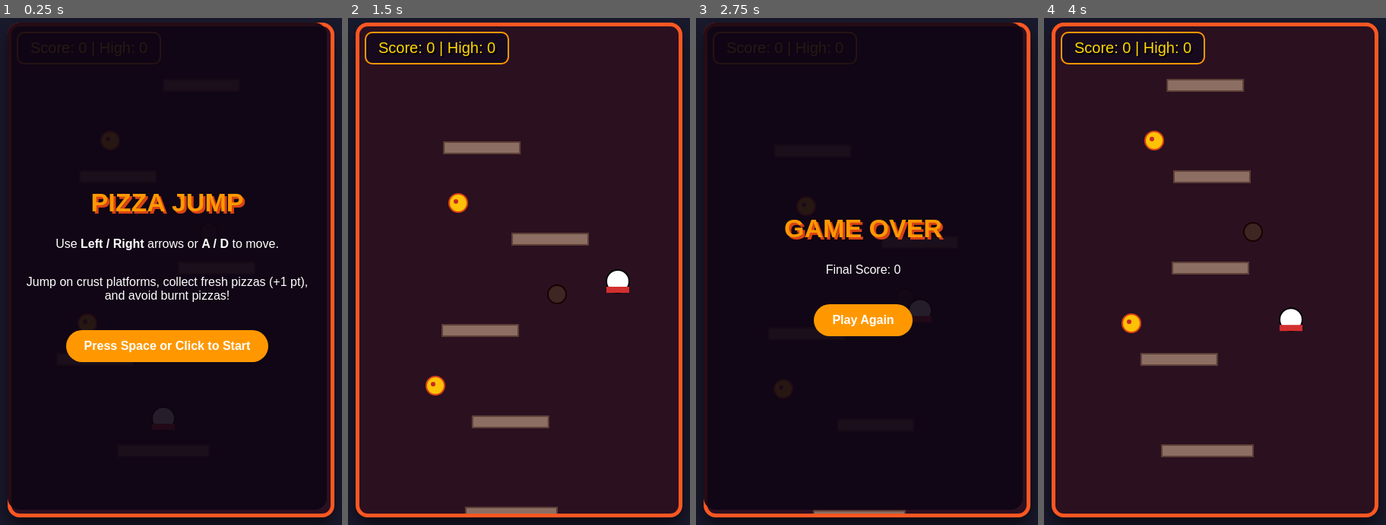
Above: before the commit, frames 1-4 (left to right).
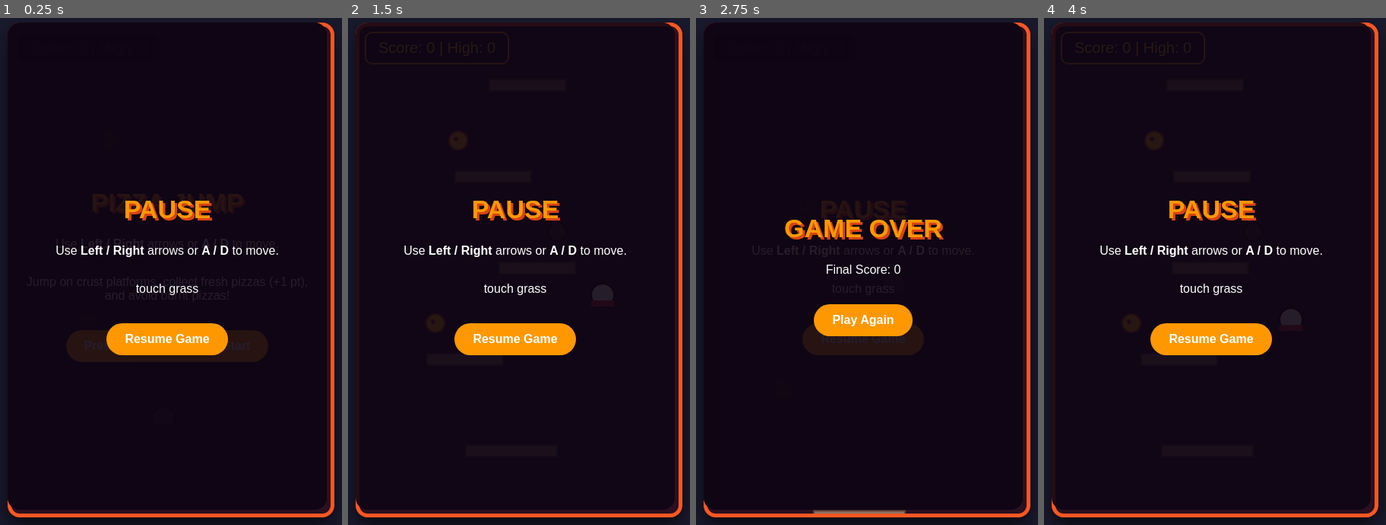
Above: after the commit, the same moments.

Repository: TheDuck7702/PizzaGamePart2
Game: browser game, page index.html
The game is run twice, just before and just after one commit, with the same random seed, the same clock (stepped at 60 frames per second) and the same inputs.
Inputs (mouse positions are in pixels of both pictures, inside the frame that each line leads up to):
- Up to frame 1 (0.25 s): no input
- Up to frame 2 (1.5 s): click "Press Space or Click to Start" (after the commit: "Resume Game") at 0.27 s; hold D from 1.03 s (still down); tap Space at 1.1 s
- Up to frame 3 (2.75 s): release D at 1.53 s; hold A 1.58-2.15 s; tap Space at 1.6, 2.1, 2.6 s; click (863, 337) at 2.02 s, where only the run after the commit has a clickable "Resume Game"; hold D from 2.2 s (still down)
- Up to frame 4 (4 s): release D at 2.87 s; hold A 2.92-3.35 s; tap Space at 3.1, 3.6 s; click "Play Again" at 3.27 s; hold D 3.4-3.9 s; hold A from 3.95 s (still down)

The runs differ from the first frame. In frame 1, 6.3% of the frame differs, in the area x 2-95%, y 0-97%; in frame 2, 84%; in frame 3, less than 0.1%; in frame 4, 87%, in the area x 2-96%, y 0-97%.
Error after the commit: ReferenceError: togglePause is not defined

Commit message:
Update index.html

Diff:
--- a/index.html
+++ b/index.html
@@ -23,6 +23,13 @@
             <button onclick="startGame()">Press Space or Click to Start</button>
         </div>
 
+        <div id="pause-screen" class="overlay">
+            <h1> PAUSE </h1>
+            <p>Use <b>Left / Right</b> arrows or <b>A / D</b> to move.</p>
+            <p>touch grass</p>
+            <button onclick="togglePause()">Resume Game</button>
+        </div>
+
 
         <div id="game-over" class="overlay">
             <h1>GAME OVER</h1>
